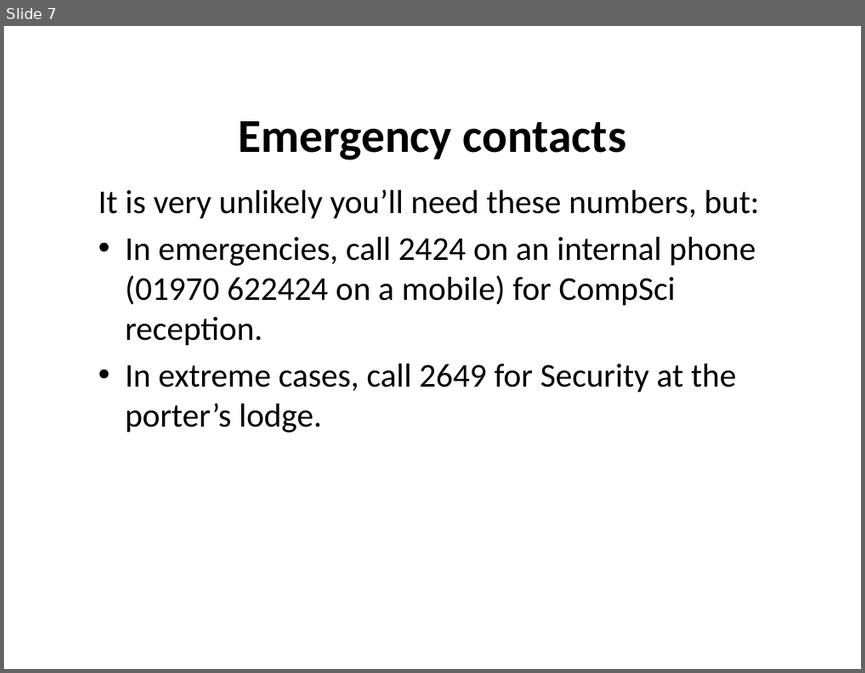
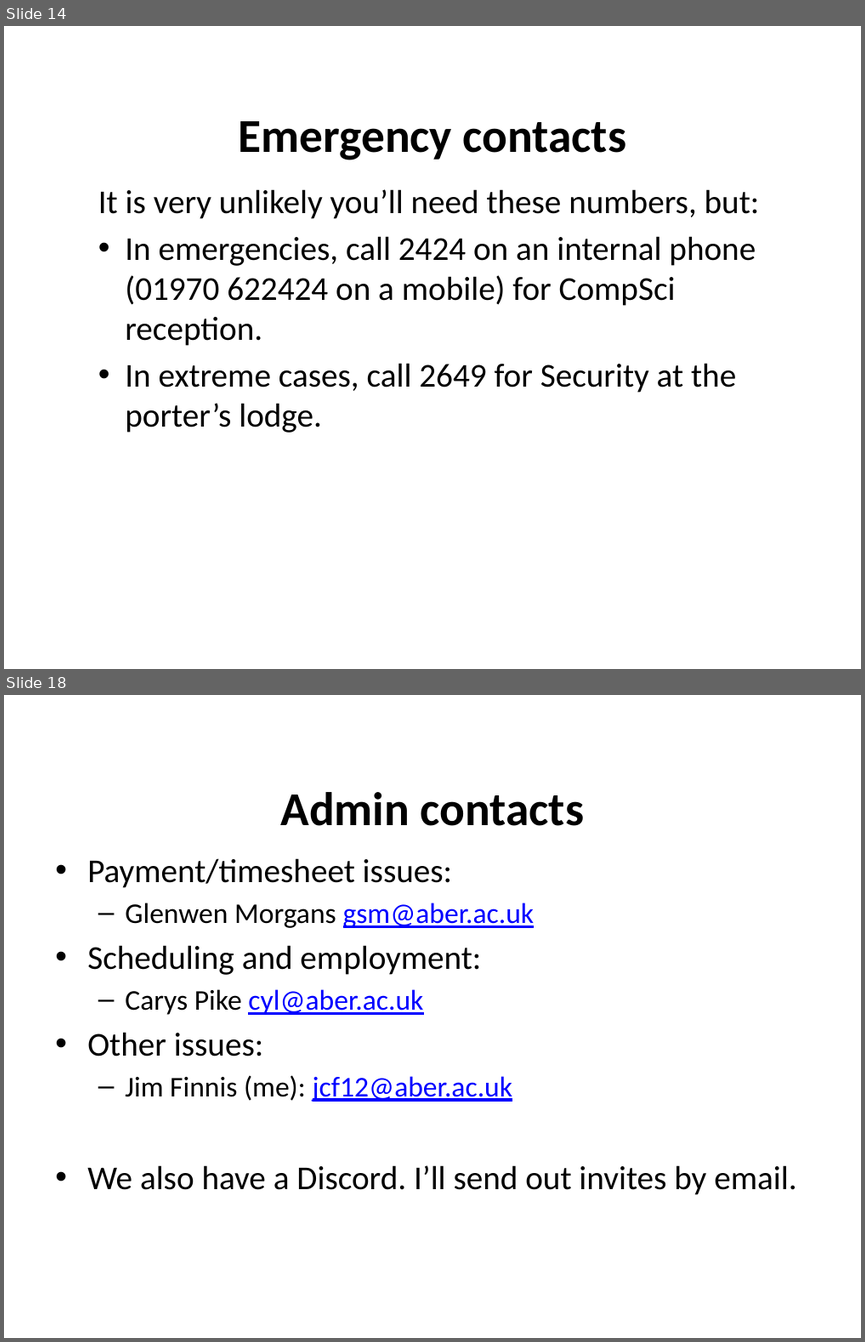
Before and after one commit to jimfinnis/jcf12, a slide deck: static/downloads/dem.pptx. Shown one above the other, each under a label of ours: slide 7 before the commit, slides 14 and 18 after it; the slides between them are not shown. The pictures are 865x673 and 865x1342 pixels, drawn with LibreOffice and Linux fonts; fonts in the diff are those of the drawing; background and template pictures are left out. Boxes give left, top, right and bottom in pixels: in the first picture for what was removed or moved away, otherwise in the second. Text is boxed around its words. In the diff, an @@ line names an element or a change of style, - is before the commit and + after.

```diff
--- a/static/downloads/dem.pptx
+++ b/static/downloads/dem.pptx
@@ slide 18 added at (x1=4, y1=695, x2=861, y2=1338), background picture (left out) @@
@@ title added at (x1=281, y1=792, x2=584, y2=826), 39.6 pt, text #000000, bold @@
+Admin contacts
@@ text added at (x1=87, y1=858, x2=796, y2=1195), 28 pt, text #000000 @@
+• Payment/timesheet issues:
+  – Glenwen Morgans gsm@aber.ac.uk
+• Scheduling and employment:
+  – Carys Pike cyl@aber.ac.uk
+• Other issues:
+  – Jim Finnis (me): jcf12@aber.ac.uk
+• We also have a Discord. I’ll send out invites by email.
@@ what was slide 7 is now slide 14 @@
```
Also in this commit, not shown: 10 slides changed, 19 other slides added, 8 slides removed, 4 other files.
